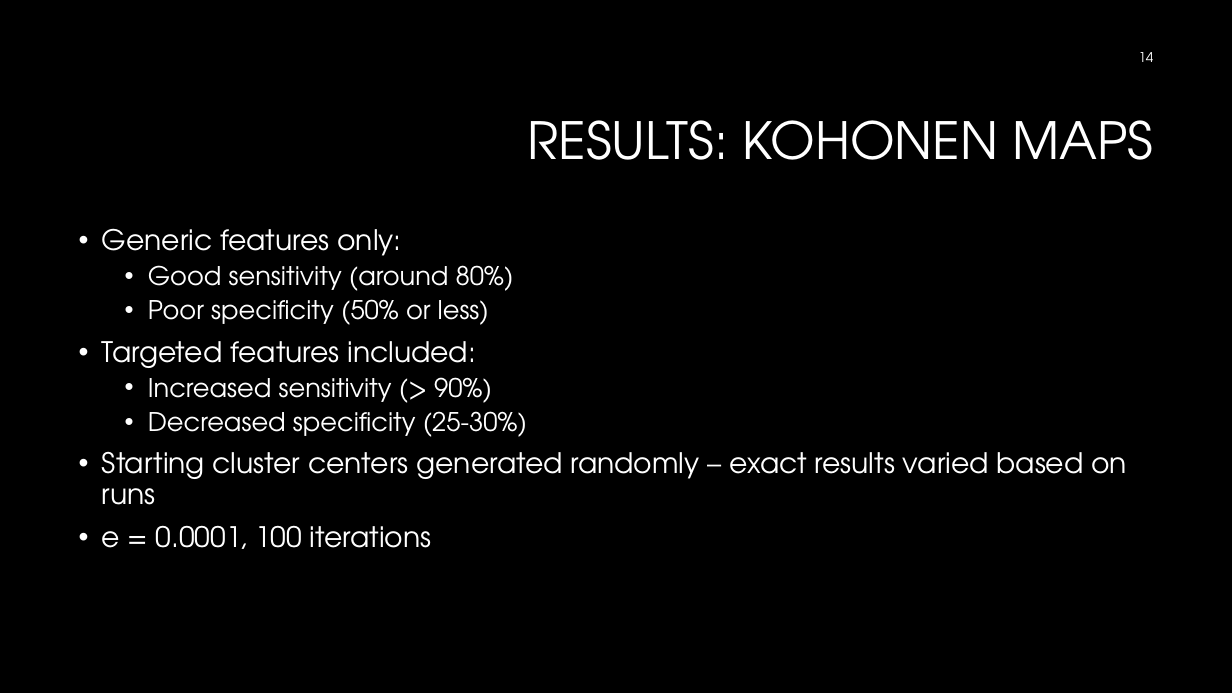
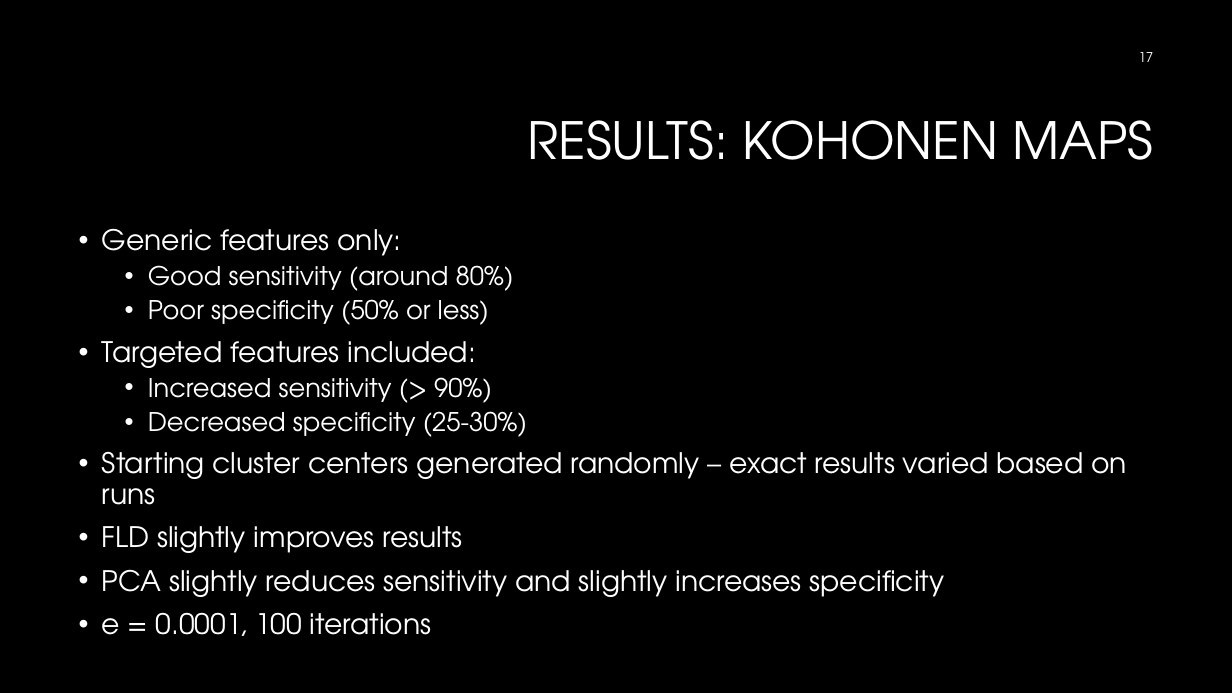
Before and after one commit to nphtan/COSC522, a slide deck: slide 17 of presentation.pptx (slide 14 before the commit). Drawn at 1232x693 pixels with LibreOffice and Linux fonts; fonts in the diff are those of the drawing; background and template pictures are left out. Boxes give left, top, right and bottom in pixels: in the first picture for what was removed or moved away, otherwise in the second. Text is boxed around its words. In the diff, an @@ line names an element or a change of style, - is before the commit and + after.

```diff
--- a/presentation.pptx
+++ b/presentation.pptx
@@ page number at (1139,52,1154,62): text changed @@
-14
+17
@@ text at (102,526,945,597): paragraphs added @@
+• FLD slightly improves results
+• PCA slightly reduces sensitivity and slightly increases specificity
```
Also in this commit, not shown: 5 other slides changed, 3 slides added, 1 other file.
